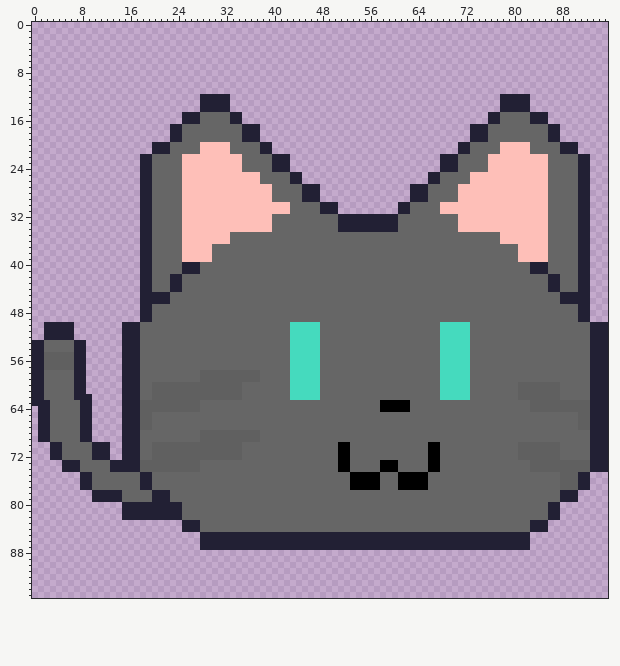
Two states of a sprite sheet, pets/images/blackSlimeCat/stand1.png. That is the earlier state.
The file is 96x96 pixels.
The same view after the edit:
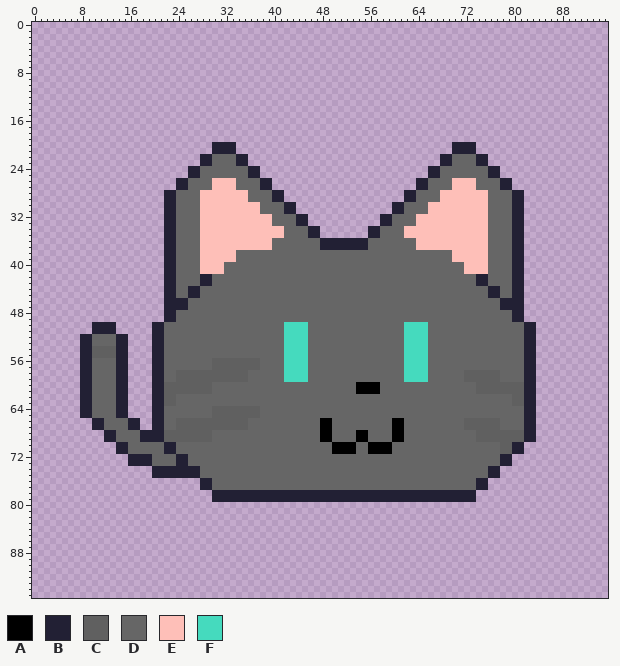
Palette (. is transparent): A #000000  B #222034  C #606060  D #666666  E #febfb8  F #45dabe
Change:
Changed rows in their new state; - is an unchanged pixel.
first column x 0:
12 ----------------------------.....---------------------------------------------.....-------------
13 ----------------------------.....---------------------------------------------.....-------------
14 ----------------------------.....---------------------------------------------.....-------------
15 -------------------------..........-----------------------------------------..........----------
16 -------------------------..........-----------------------------------------..........----------
17 -----------------------...............-----------------------------------...............--------
18 -----------------------...............-----------------------------------...............--------
19 -----------------------...............-----------------------------------...............--------
20 --------------------..........BBBB......------------------------------B--B.................-----
21 --------------------..........BBBB......------------------------------B--B.................-----
22 ------------------..........BBDDDDBB.......---------------------------D---BB.................---
23 ------------------..........BBDDDDBB.......---------------------------D---BB.................---
24 ------------------........BBDDDDDDD-BB.....-----------------------BBDDD-----BB...............---
25 ------------------........BBDDDDDDDDBB.......----------------------------DDDBB...............---
26 ------------------......BBDDDD----DDDDBB.....-------------------BBDD--EEE-DDDDBB.............---
27 ------------------......BBDDDD----DDDDBB........---------------.------E---DDDDBB.............---
28 ------------------....BB-DDD--------DDDDBB......--------------B-DD--EEE-----DDDDBB...........---
29 ------------------....BB-DDD--------DDDDBB......--------------B-DD--EEE-----DDDDBB...........---
30 ------------------....BB-DDD----------DDDDBB.......---------B-D---EE--------DDDDBB...........---
31 ------------------....BB-DDD----------DDDDBB.......---------B-D---EE--------DDDDBB...........---
32 ------------------....BB-DDD----------------BB............--D---EEEEEEE-----DDDDBB...........---
33 ------------------....BB-DDD----------------BB............--D---EEEEEEE-----DDDDBB...........---
34 ------------------....BB-DDD------------EE----BB........--DDD-EEEEEEEEE-----DDDDBB...........---
35 ------------------....BB-DDD-----EEEEEEEEE----BB........BB----EEEEEEEEEEEEEE--DDBB...........---
36 ------------------....BB-DDD-----EEEEEEE--------BBBBBBBB--------EEEEEEEEEEEE--DDBB...........---
37 ------------------....BB-DDD--EEEEEEEEEE--------BBBBBBBB--------EEEEEEEEEEEE----BB...........---
38 ------------------....BB-DDD--EEEE------------------------------------EEEEEE----BB...........---
39 ------------------....BB-DDD--EEEE------------------------------------EEEEEE----BB...........---
40 ------------------....BB-DDDEEEE----------------------------------------EEEE----BB...........---
41 ------------------....BB-DDDEEEE----------------------------------------EEEE----BB...........---
42 ------------------....B-D---BB--------------------------------------------BB----BB...........---
43 ------------------....B-D---BB--------------------------------------------BB----BB...........---
44 ------------------....B-D-BB------------------------------------------------BB--BB...........---
45 ------------------....-B--BB------------------------------------------------BB--BB...........---
46 ------------------....-BBB----------------------------------------------------BBBB...........---
47 ------------------....BBBB----------------------------------------------------BBBB...........---
48 ------------------....BB--------------------------------------------------------BB...........---
49 ------------------....BB--------------------------------------------------------BB...........---
50 --.....---BBBB-.....BB--------------------F---DD--------------FFFF--DDDDD---------BB............
51 --.....---BBBB-.....BB--------------------F---DD--------------FFFF--DDDDD---------BB............
52 --.....-BBDDDDB-....BB--------------------F---DD--------------FFFF--DDDDD---------BB............
53 ........-BDDDDB-....BB--------------------F---DD--------------FFFF--DDDDD---------BB............
54 ........-BCCCCB-....BB--------------------F---DD--------------FFFF--DDDDD---------BB............
55 ........-BCCCCB-....BB--------------------F---DD--------------FFFF--DDDDD---------BB............
56 ........-BDDDDB-....BB--------CCCCCCCC----F---DD--------------FFFF--DDDDD---------BB............
57 ........-BDDDDB-....BB--------CCCCCCCC----F---DD--------------FFFF--DDDDD---------BB............
58 ........-BDDDDB-....BB--CCCC--------DD----F---DD--------------FFFF--DDDDCCCCCC----BB............
59 ........-BDDDDB-....BB--CCCC--------DD----F---DD--------------FFFF--DDDDCCCCCC----BB............
60 ........-BDDDDB-....BB--------DDDDD--------DDDDD------AAAA----------DDDDD-CCCCCCC-BB............
61 ........-BDDDDB-....BB--------DDDDD--------DDDDD------AAAA----------DDDDD-CCCCCCC-BB............
62 ........--DDDDB-....BB--DDDDDDDDDDD--------DDDDD--------------------DDDDD-------C-BB............
63 ........--DDDDB-....BB--DDDD------------------------------DDDDD-----------------CCBB............
64 -.......--DDDDB-....BBDDDDDD--CCCCCCCC--------------------DDDDD-------------------BB............
65 -.......--DDDDB-....BB--------CCCCCCCC--------------------------------------------BB............
66 -.........BBDDDD--..BB--CCCCCCCCCCCC------------AA----------AA----------CCCCCC----BB............
67 -.........BBDDDD--..BB--CCCCCCCCCCCC------------AA----------AA----------CCCCCC----BB............
68 -.........--BBDDDDBBBBCCCCCC--DDDDDDDD----------AA----AA----AA------------CCCCCCCCBB............
69 -.........--BBDDDDBBBBCCCCCC--DDDDDDDD----------AA----AA----AA------------CCCCCCCCBB............
70 ---..........-B-DD--DDBBDDDDDDDDDDD---------------A--A--AAAA------DD----------CCBB..............
71 ---..........-B-DD--DDBBDDDDDDDDDDD---------------A--A--AAAA------DD----------CCBB..............
72 ---..........--.--BBDDDDBBDDDDDDDDD----------------DD-------------DD----------BB................
73 -----...........--BBDDDDBBDD-----------------------DD-----DDD-----DD----------BB................
74 -----...............BBBBBBBB-----------------------DD-----DDD-----DD--------BB..................
75 --------............BBBBBBBB-------------------------DDDDD---DDDDD----------BB...............---
76 --------....................BB-----------------------DDDDD---DDDDD--------BB.................---
77 --------....................BB-----------------------DDDDD---DDDDD--------BB.................---
78 ----------....................BBBBBBBBBBBBBBBBBBBBBBBBBBBBBBBBBBBBBBBBBBBB.................-----
79 ----------....................BBBBBBBBBBBBBBBBBBBBBBBBBBBBBBBBBBBBBBBBBBBB.................-----
80 ---------------.........................................................................--------
81 ---------------.........................................................................--------
82 ---------------.........................................................................--------
83 -------------------------.............................................................----------
84 -------------------------.............................................................----------
85 ----------------------------.......................................................-------------
86 ----------------------------.......................................................-------------
87 ----------------------------.......................................................-------------
Pixel boxes of the changes (left, top, right, bottom) in both pictures:
changed: (32, 94, 608, 550)
